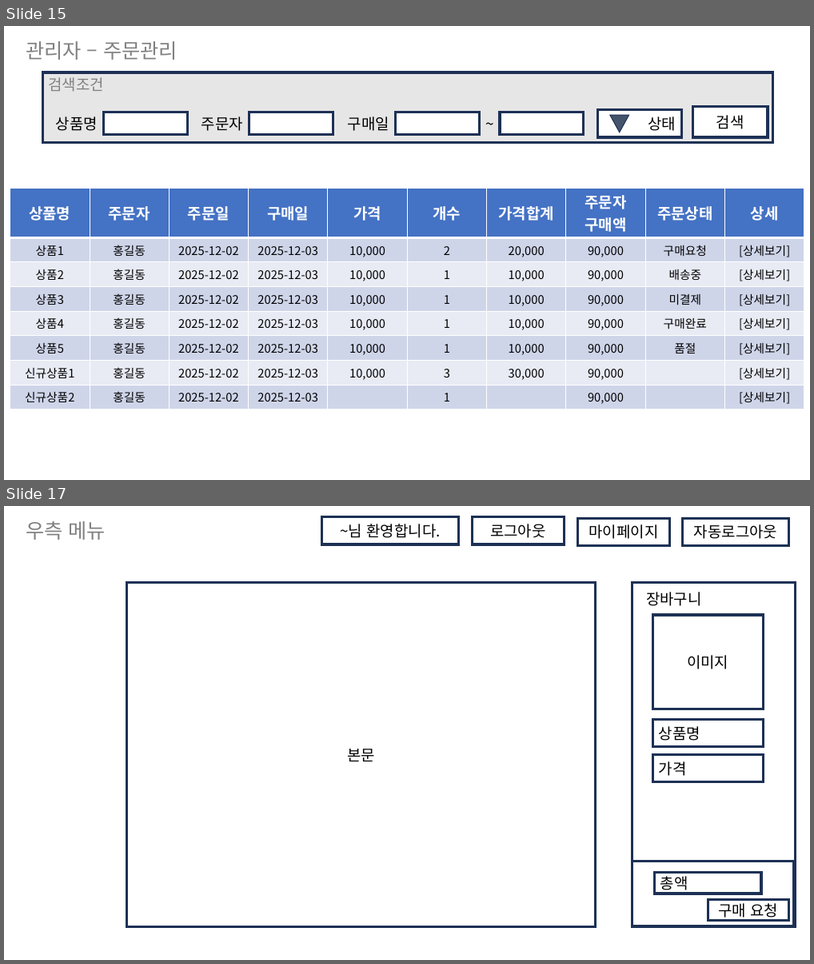
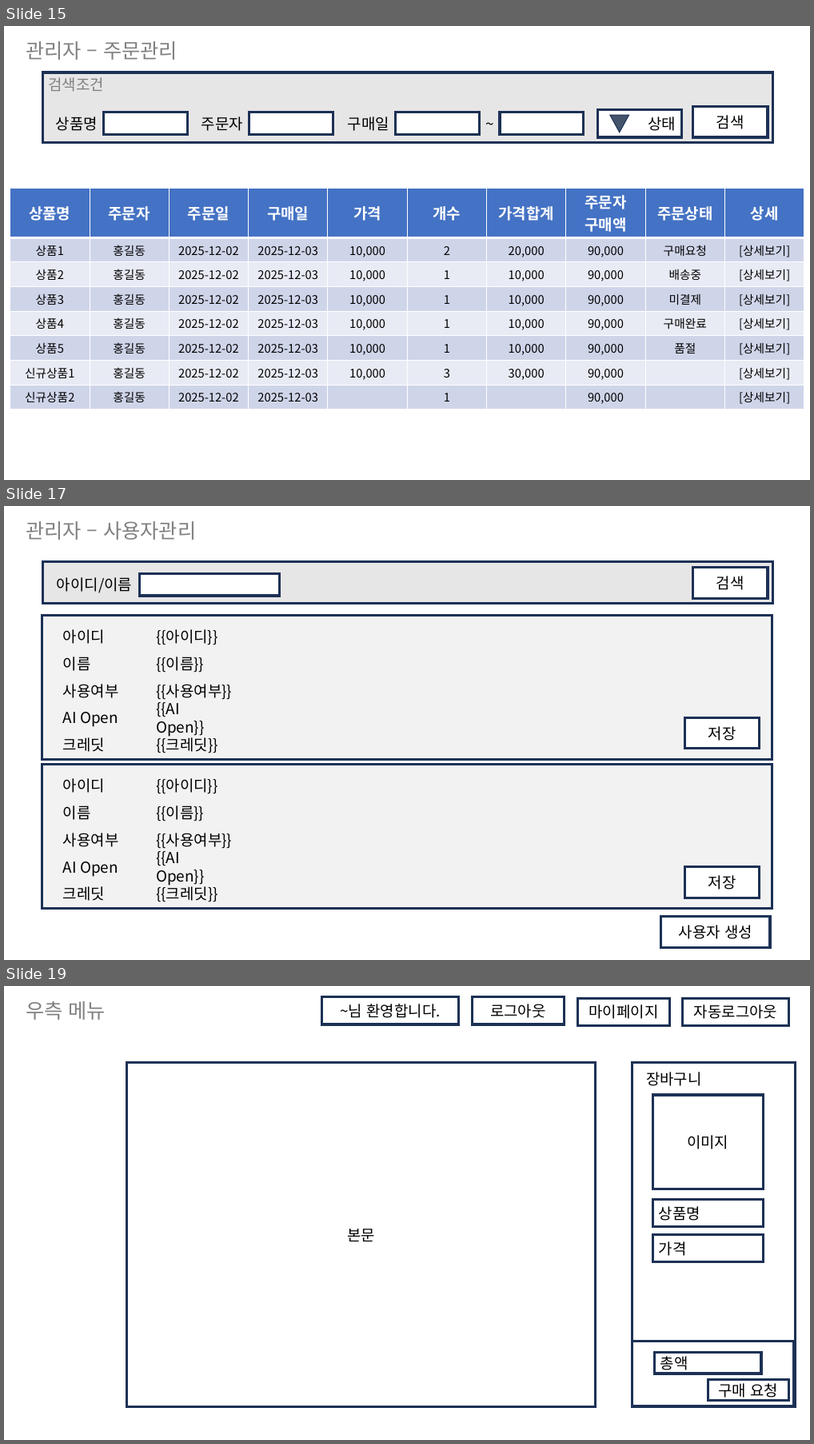
Before and after one commit to yhoo0094/miniPX, a slide deck: 산출물/화면정의서/MiniPX_화면정의서_V0.4.pptx. Shown one above the other, each under a label of ours: slides 15 and 17 before the commit, slides 15, 17 and 19 after it; the slides between them are not shown. The pictures are 814x964 and 814x1444 pixels, drawn with LibreOffice and Linux fonts; fonts in the diff are those of the drawing. Boxes give left, top, right and bottom in pixels: in the first picture for what was removed or moved away, otherwise in the second. Text is boxed around its words. In the diff, an @@ line names an element or a change of style, - is before the commit and + after.

```diff
--- a/산출물/화면정의서/MiniPX_화면정의서_V0.4.pptx
+++ b/산출물/화면정의서/MiniPX_화면정의서_V0.4.pptx
@@ slide 17 added at box(4, 506, 810, 960), background #FFFFFF @@
@@ text added at box(26, 521, 196, 540), 24 pt, text #808080 @@
+관리자 – 사용자관리
@@ rectangle added at box(42, 562, 774, 604), fill #E7E6E6, outline #1E3256 3 pt @@
@@ text added at box(57, 577, 132, 593), 18 pt, text #000000 @@
+아이디/이름
@@ rectangle added at box(139, 573, 280, 596), fill #FFFFFF, outline #1E3256 3 pt @@
@@ rectangle added at box(694, 567, 769, 598), fill #FFFFFF, outline #1E3256 3 pt, 18 pt, text #000000 @@
+검색
@@ rectangle added at box(42, 615, 773, 759), fill #F2F2F2, outline #1E3256 3 pt @@
@@ text added at box(63, 629, 105, 644), 18 pt, text #000000 @@
+아이디
@@ text added at box(156, 629, 218, 645), 18 pt, text #000000 @@
+{{아이디}}
@@ text added at box(63, 656, 91, 671), 18 pt, text #000000 @@
+이름
@@ text added at box(156, 656, 204, 672), 18 pt, text #000000 @@
+{{이름}}
@@ text added at box(63, 684, 119, 698), 18 pt, text #000000 @@
+사용여부
@@ text added at box(156, 684, 232, 700), 18 pt, text #000000 @@
+{{사용여부}}
@@ text added at box(63, 712, 118, 727), 18 pt, text #000000 @@
+AI Open
@@ text added at box(156, 698, 204, 736), 18 pt, text #000000 @@
+{{AI Open}}
@@ rectangle added at box(685, 717, 760, 748), fill #FFFFFF, outline #1E3256 3 pt, 18 pt, text #000000 @@
+저장
@@ text added at box(63, 737, 105, 752), 18 pt, text #000000 @@
+크레딧
@@ text added at box(156, 735, 218, 753), 18 pt, text #000000 @@
+{{크레딧}}
@@ rectangle added at box(42, 764, 773, 908), fill #F2F2F2, outline #1E3256 3 pt @@
@@ text added at box(63, 778, 105, 792), 18 pt, text #000000 @@
+아이디
@@ text added at box(156, 778, 218, 794), 18 pt, text #000000 @@
+{{아이디}}
@@ text added at box(63, 805, 91, 820), 18 pt, text #000000 @@
+이름
@@ text added at box(156, 805, 204, 821), 18 pt, text #000000 @@
+{{이름}}
@@ text added at box(63, 832, 119, 847), 18 pt, text #000000 @@
+사용여부
@@ text added at box(156, 832, 232, 848), 18 pt, text #000000 @@
+{{사용여부}}
@@ text added at box(63, 861, 118, 876), 18 pt, text #000000 @@
+AI Open
@@ text added at box(156, 848, 204, 885), 18 pt, text #000000 @@
+{{AI Open}}
@@ text added at box(63, 886, 105, 900), 18 pt, text #000000 @@
+크레딧
@@ text added at box(156, 884, 218, 902), 18 pt, text #000000 @@
+{{크레딧}}
@@ rectangle added at box(685, 867, 760, 897), fill #FFFFFF, outline #1E3256 3 pt, 18 pt, text #000000 @@
+저장
@@ rectangle added at box(662, 916, 770, 947), fill #FFFFFF, outline #1E3256 3 pt, 18 pt, text #000000 @@
+사용자 생성
@@ what was slide 17 is now slide 19 @@
```
Also in this commit, not shown: 3 slides changed, 4 other slides added, 13 other files.
